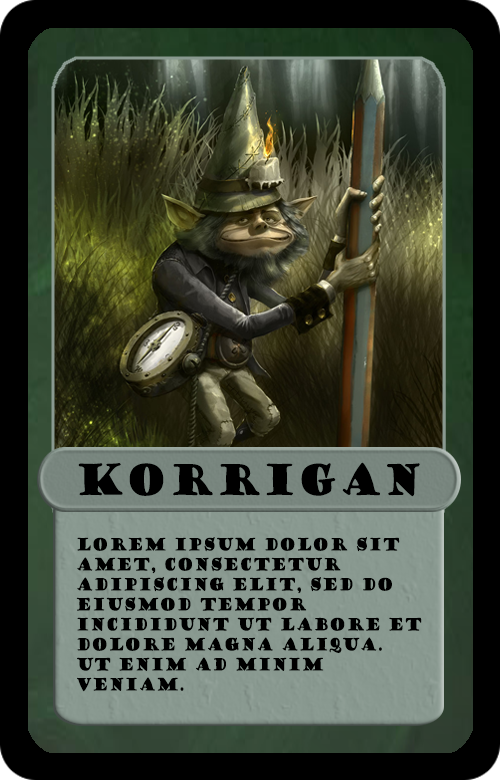
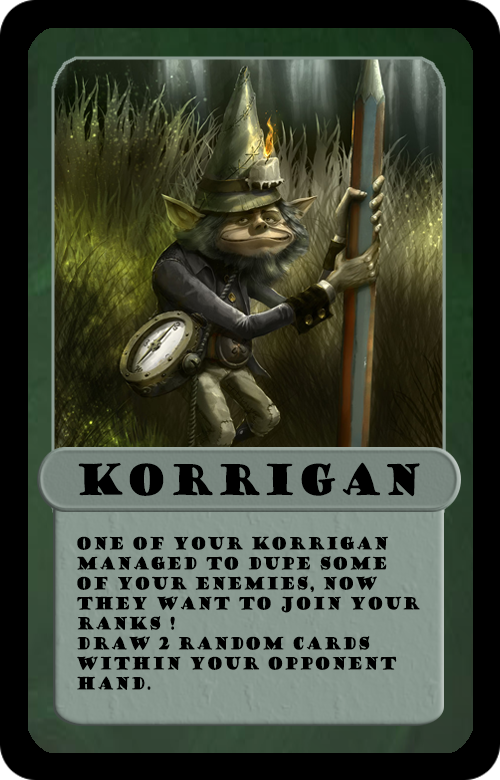
Layers edited between the first and the second w=500, h=780 image:
renamed "Lorem ipsum dolor sit amet, consectetur adipiscing elit, sed do" to "one of your Korrigan managed to dupe some of your enemies, now", painted on it over [76, 536, 422, 692]
